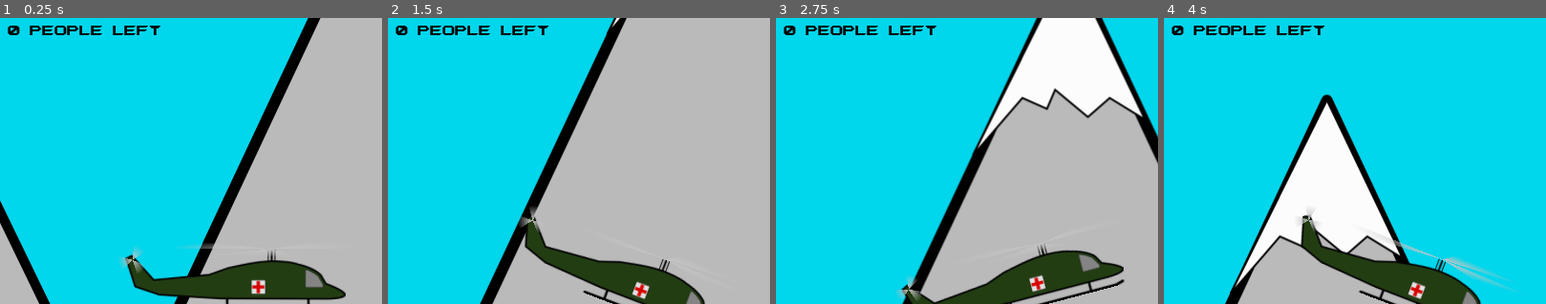
Above: before the commit, frames 1-4 (left to right).
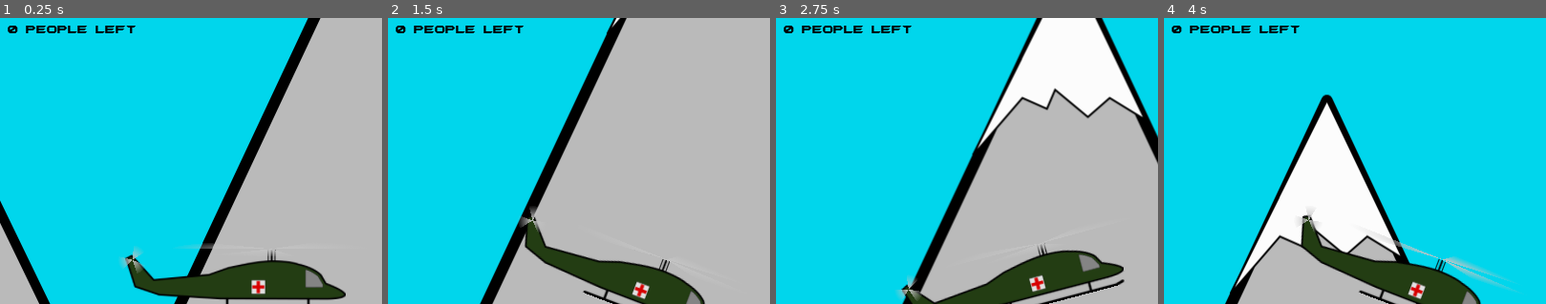
Above: after the commit, the same moments.

Repository: Inglo-Games/EvacHavoc2
Game: Godot game, scene res://scenes/level_template.tscn
The game is run twice, just before and just after one commit, with the same random seed, the same clock (stepped at 60 frames per second) and the same inputs. This scene is started directly instead of the project's main scene.
Inputs (mouse positions are % of the whole screen's width and height, from its top left):
- Up to frame 1 (0.25 s): no input
- Up to frame 2 (1.5 s): tap Enter at 0.5 s; move the mouse to (72, 45) at 0.52 s; hold Right (move_right) from 0.53 s (still down); click (72, 45) at 0.67 s; tap Up (move_up) at 0.77 s; move the mouse to (30, 55) at 1.27 s
- Up to frame 3 (2.75 s): tap Up (move_up) at 1.52 s; move the mouse to (60, 28) at 2.02 s; release Right (move_right) at 2.03 s; hold Left (move_left) from 2.03 s (still down)
- Up to frame 4 (4 s): move the mouse to (45, 70) at 2.77 s; release Left (move_left) at 2.78 s; hold Right (move_right) from 2.78 s (still down); click (45, 70) at 2.92 s; tap Up (move_up) at 3.02, 3.77 s; move the mouse to (80, 65) at 3.52 s
The pictures show only the part of the screen within x 18-68%, y 5-55%; the shares and areas given below are measured in that part.

The runs differ from the first frame. In frame 1, 0.8% of the frame differs, in the area x 2-42%, y 2-6%; in frame 2, 0.8%; in frame 3, 0.8%; in frame 4, 0.8%.

Commit message:
Adding border to dialog window

Diff:
--- a/game/assets/fonts/dialog_font.tres
+++ b/game/assets/fonts/dialog_font.tres
@@ -3,5 +3,5 @@
 [ext_resource path="res://assets/fonts/DKCForever.ttf" type="DynamicFontData" id=1]
 
 [resource]
-size = 12
+size = 10
 font_data = ExtResource( 1 )
--- a/game/scenes/dialog.tscn
+++ b/game/scenes/dialog.tscn
@@ -13,9 +13,19 @@
 "_edit_use_anchors_": false
 }
 
-[node name="bg" type="ColorRect" parent="."]
+[node name="bg_outer" type="ColorRect" parent="."]
 anchor_right = 1.0
 anchor_bottom = 1.0
+color = Color( 0, 0, 0, 1 )
+__meta__ = {
+"_edit_use_anchors_": false
+}
+
+[node name="bg_inner" type="ColorRect" parent="bg_outer"]
+anchor_left = 0.02
+anchor_top = 0.05
+anchor_right = 0.98
+anchor_bottom = 0.95
 color = Color( 0.862745, 0.32549, 0, 1 )
 __meta__ = {
 "_edit_use_anchors_": false
--- a/game/scenes/level_template.tscn
+++ b/game/scenes/level_template.tscn
@@ -52,6 +52,11 @@
 [node name="ui" type="CanvasLayer" parent="."]
 layer = 3
 
+[node name="dialog" parent="ui" instance=ExtResource( 4 )]
+pause_mode = 2
+visible = false
+margin_bottom = 1.0
+
 [node name="gauge" parent="ui" instance=ExtResource( 2 )]
 margin_left = 50.0
 margin_top = 50.0
@@ -70,10 +75,6 @@
 __meta__ = {
 "_edit_use_anchors_": false
 }
-
-[node name="dialog" parent="ui" instance=ExtResource( 4 )]
-visible = false
-margin_bottom = 1.0
 
 [node name="islands" type="Node2D" parent="."]
 
